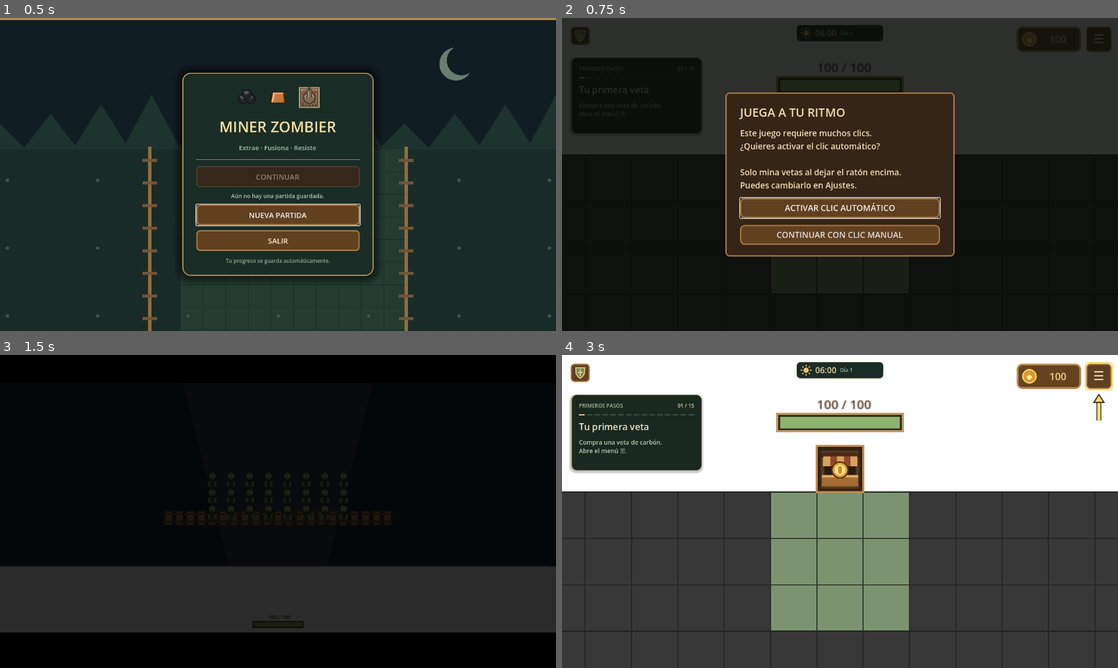
Above: before the commit, frames 1-4 (two rows, left to right).
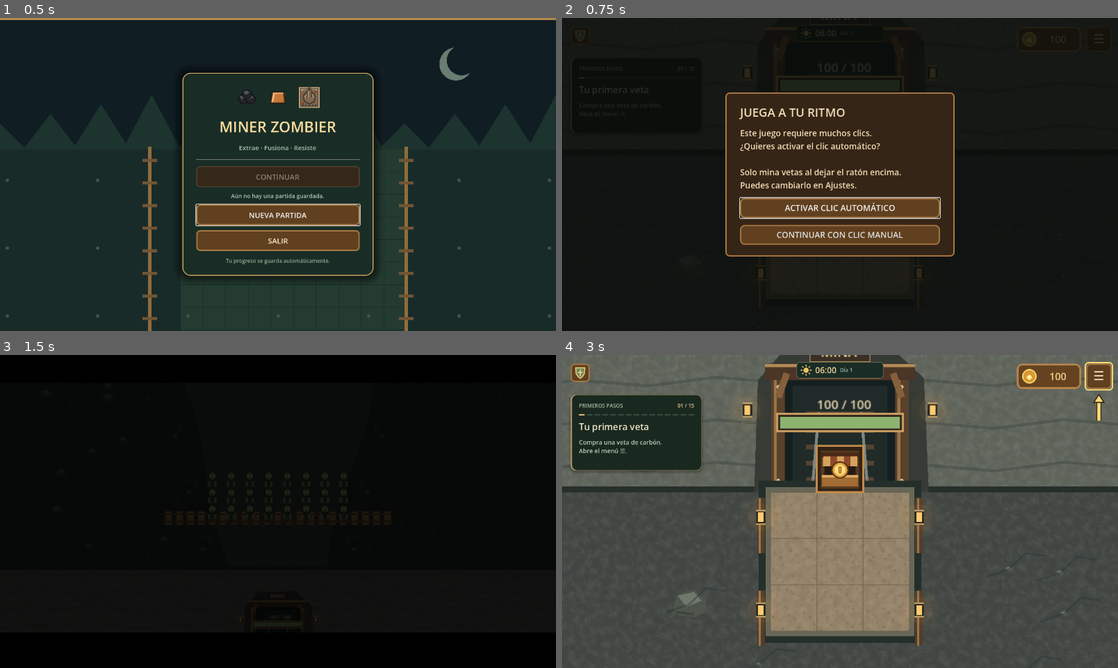
Above: after the commit, the same moments.

Repository: Therix13/MinerZombier
Game: Godot game, scene res://main.tscn
The game is run twice, just before and just after one commit, with the same random seed, the same clock (stepped at 60 frames per second) and the same inputs.
Inputs (mouse positions are in pixels of both pictures, inside the frame that each line leads up to):
- Up to frame 1 (0.5 s): no input
- Up to frame 2 (0.75 s): click "NUEVA PARTIDA" at 0.5 s
- Up to frame 3 (1.5 s): click "ACTIVAR CLIC AUTOMÁTICO" at 1.25 s
- Up to frame 4 (3 s): tap Enter at 2 s; move the mouse to (962, 495) at 2.02 s; tap Backspace at 2.1 s; click (962, 495) at 2.17 s; click "Omitir" at 2.75 s

Frame 1 is identical in both runs. In frame 2, 20% of the frame differs, in the area x 0-100%, y 0-84%; in frame 3, 21%; in frame 4, 46%, in the area x 0-100%, y 0-100%.

Commit message:
Build a textured mine entrance, underground gallery and horde approach

Diff:
--- a/Scripts/defense_zone.gd
+++ b/Scripts/defense_zone.gd
@@ -1,13 +1,16 @@
 extends Node2D
 
+const Scenery = preload("res://Scripts/mine_scenery.gd")
 const ZONE_TOP: float = -640.0
 const ZONE_BOTTOM: float = 0.0
 
 var grid: RefCounted
 var is_night: bool = false
+var meshes: Array[ArrayMesh] = []
 
 func setup(grid_manager: RefCounted) -> void:
 	grid = grid_manager
+	Scenery.prepare()
 	queue_redraw()
 
 func set_night(enabled: bool) -> void:
@@ -16,24 +19,71 @@
 		queue_redraw()
 
 func _draw() -> void:
-	if grid == null:
-		return
+	if grid == null: return
+	meshes.clear()
 	var width: float = float(grid.MAP_WIDTH * grid.TILE_SIZE)
 	var visible: Rect2 = get_global_transform_with_canvas().affine_inverse() * get_viewport_rect()
-	var left: float = minf(0.0, visible.position.x)
-	var right: float = maxf(width, visible.end.x)
-	var top: float = minf(ZONE_TOP, visible.position.y)
-	# Continue the scenery to the screen edges, including behind the HUD.
-	draw_rect(Rect2(left, top, right - left, -top), Color("#192c3f") if is_night else Color("#42604b"))
-	draw_rect(Rect2(left, ZONE_BOTTOM, right - left, grid.GRID_OFFSET_Y), Color.WHITE)
-	var center_x: float = grid.get_cell_rect(grid.sale_cell).get_center().x
-	var path := PackedVector2Array([
-		Vector2(center_x - 285.0, ZONE_TOP),
-		Vector2(center_x + 285.0, ZONE_TOP),
-		Vector2(center_x + 125.0, ZONE_BOTTOM),
-		Vector2(center_x - 125.0, ZONE_BOTTOM)
-	])
-	draw_colored_polygon(path, Color("#353b4b") if is_night else Color("#766c50"))
-	for y in range(int(ZONE_TOP) - ceili(maxf(0.0, ZONE_TOP - top) / 48.0) * 48, 0, 48):
-		draw_line(Vector2(left, float(y)), Vector2(right, float(y)), Color("#31465a", 0.35) if is_night else Color("#55735b", 0.35), 1.0)
-	draw_line(Vector2(left, 0.0), Vector2(right, 0.0), Color("#8b7eae") if is_night else Color("#b19055"), 3.0)
+	var left: float = minf(-512.0,visible.position.x - 256)
+	var right: float = maxf(width + 512.0,visible.end.x + 256)
+	var top: float = minf(-1536.0,visible.position.y - 256)
+	var tint := Color("#728d9a") if is_night else Color.WHITE
+	# A continuous foundation eliminates white gaps at wide aspect ratios and during pans.
+	draw_rect(Rect2(-8192,-8192,18000,18000),Color("#343c39"))
+	meshes.append(Scenery.field(self,Rect2(left,top,right-left,-top),2,tint))
+	var center: float = grid.get_cell_rect(grid.sale_cell).get_center().x
+	var brush := Scenery.Brush.new()
+	var path := PackedVector2Array()
+	for side in [-1,1]:
+		for index in range(25):
+			var y: float = top * (float(index) / 24.0 if side == -1 else 1.0 - float(index) / 24.0)
+			var half_width: float = 125 - y * 0.25
+			path.append(Vector2(center + side * half_width + sin(y * 0.013) * 11,y))
+	brush.draw_colored_polygon(path,Color("#3f4947") if is_night else Color("#7e7256"))
+	var rng := RandomNumberGenerator.new()
+	rng.seed = 29041
+	# Footprints, gravel and wagon ruts stay subtle so enemies and acid remain readable.
+	var dust := Color("#697469",0.4) if is_night else Color("#b09a72",0.4)
+	for index in range(260):
+		var y: float = rng.randf_range(top,-10)
+		var half_width: float = 110 - y * 0.24
+		var x: float = center + rng.randf_range(-half_width,half_width)
+		brush.draw_line(Vector2(x,y),Vector2(x + rng.randf_range(2,6),y-2),dust,1)
+	for side in [-1,1]:
+		var rut := PackedVector2Array()
+		for i in range(18):
+			var y: float = top * i / 17.0
+			rut.append(Vector2(center + side * (34 - y * 0.027) + sin(y * 0.013) * 11,y))
+		brush.draw_polyline(rut,Color("#1d2828",0.18),4)
+	for index in range(110):
+		var y: float = rng.randf_range(top,-15)
+		var half_width: float = 150 - y * 0.25
+		var side: float = -1.0 if index % 2 == 0 else 1.0
+		var x: float = center + side * rng.randf_range(half_width,half_width+430)
+		if index % 4 == 0:
+			Scenery.stone(brush,Vector2(x,y),rng.randf_range(0.5,1.2),Color("#465452") if is_night else Color("#717365"))
+		else:
+			var grass := Color("#525e50") if is_night else Color("#858163")
+			for ray in range(3): brush.draw_line(Vector2(x,y),Vector2(x-5+ray*5,y-8-rng.randf_range(0,5)),grass,1)
+	# Weathered fence remnants flank the approach, with an open combat corridor.
+	for side in [-1,1]:
+		for index in range(7):
+			var y: float = -65 - index * 145
+			var x: float = center + side * (160 - y * 0.25)
+			var wood := Color("#3e4841") if is_night else Color("#655e43")
+			brush.draw_line(Vector2(x,y+12),Vector2(x+3,y-14),wood,7)
+			brush.draw_line(Vector2(x,y-5),Vector2(x+side*35,y-15),wood,4)
+			Scenery.stone(brush,Vector2(x+side*16,y+22),0.6,wood.lightened(0.05))
+	meshes.append(brush.flush(self))
+	meshes.append(Scenery.field(self,Rect2(left,0,right-left,grid.GRID_OFFSET_Y),3))
+	brush = Scenery.Brush.new()
+	# Long, offset strata make the cliff a rock face rather than a white separator.
+	for row in range(5):
+		var seams := PackedVector2Array()
+		var y: float = 15 + row * 43
+		for x in range(int(left)-96,int(right)+96,72):
+			seams.append(Vector2(x,y + posmod(x * 13 + row * 31,15)))
+		brush.draw_polyline(seams,Color("#303d36",0.35),3)
+	brush.draw_rect(Rect2(left,0,right-left,8),Color("#2d3730"))
+	brush.draw_line(Vector2(left,grid.GRID_OFFSET_Y-3),Vector2(right,grid.GRID_OFFSET_Y-3),Color("#272f2a"),6)
+	Scenery.entrance(brush,center,grid.GRID_OFFSET_Y)
+	meshes.append(brush.flush(self))
--- /dev/null
+++ b/Scripts/mine_scenery.gd
@@ -0,0 +1,143 @@
+extends RefCounted
+
+# Shared pixel terrain: built once, then batched from one texture by every canvas.
+const TILE := 48
+static var texture: ImageTexture
+static var builds: int = 0
+static var fields: Dictionary = {}
+
+static func prepare() -> void:
+	if texture != null: return
+	var image := Image.create(TILE * 8,TILE * 4,false,Image.FORMAT_RGBA8)
+	var noise := FastNoiseLite.new()
+	noise.seed = 41723
+	noise.frequency = 0.09
+	var bases: Array[Color] = [Color("#444946"),Color("#96856b"),Color("#56604a"),Color("#62675e")]
+	for kind in range(4):
+		for variant in range(8):
+			for y in range(0,TILE,2):
+				for x in range(0,TILE,2):
+					var grain: float = float(posmod(x * 17 + y * 31 + variant * 43,19)) / 19.0 - 0.5
+					var shade: float = noise.get_noise_2d(x + variant * TILE,y + kind * 109) * 0.1 + grain * 0.025
+					if kind == 1 and posmod(x * 7 + y * 3 + variant,53) < 2: shade -= 0.1
+					var color: Color = bases[kind].lightened(shade) if shade >= 0 else bases[kind].darkened(-shade)
+					image.fill_rect(Rect2i(variant * TILE + x,kind * TILE + y,2,2),color)
+	texture = ImageTexture.create_from_image(image)
+	builds += 1
+
+static func tile(canvas: Node2D, rect: Rect2, kind: int, variant: int, tint := Color.WHITE) -> void:
+	prepare()
+	canvas.draw_texture_rect_region(texture,rect,Rect2(posmod(variant,8) * TILE,kind * TILE,TILE,TILE),tint)
+
+static func mesh_from(vertices: PackedVector3Array, colors: PackedColorArray, indices: PackedInt32Array, uvs := PackedVector2Array()) -> ArrayMesh:
+	var arrays: Array = []
+	arrays.resize(Mesh.ARRAY_MAX)
+	arrays[Mesh.ARRAY_VERTEX] = vertices
+	arrays[Mesh.ARRAY_COLOR] = colors
+	arrays[Mesh.ARRAY_INDEX] = indices
+	if not uvs.is_empty(): arrays[Mesh.ARRAY_TEX_UV] = uvs
+	var mesh := ArrayMesh.new()
+	mesh.add_surface_from_arrays(Mesh.PRIMITIVE_TRIANGLES,arrays)
+	return mesh
+
+static func field(canvas: Node2D, bounds: Rect2, kind: int, tint := Color.WHITE) -> ArrayMesh:
+	prepare()
+	var key: String = str(bounds) + ":" + str(kind)
+	if not fields.has(key):
+		var vertices := PackedVector3Array()
+		var colors := PackedColorArray()
+		var uvs := PackedVector2Array()
+		var indices := PackedInt32Array()
+		for y in range(floori(bounds.position.y / TILE),ceili(bounds.end.y / TILE)):
+			for x in range(floori(bounds.position.x / TILE),ceili(bounds.end.x / TILE)):
+				var cell := Rect2(x * TILE,y * TILE,TILE,TILE).intersection(bounds)
+				var variant: int = posmod(x * 31 + y * 17 + x * y,8)
+				var source := Rect2(variant * TILE + cell.position.x - x * TILE,kind * TILE + cell.position.y - y * TILE,cell.size.x,cell.size.y)
+				var first: int = vertices.size()
+				for corner: Vector2 in [Vector2.ZERO,Vector2.RIGHT,Vector2.ONE,Vector2.DOWN]:
+					var point: Vector2 = cell.position + cell.size * corner
+					vertices.append(Vector3(point.x,point.y,0))
+					colors.append(Color.WHITE)
+					uvs.append((source.position + Vector2.ONE * 0.5 + (source.size - Vector2.ONE) * corner) / texture.get_size())
+				indices.append_array(PackedInt32Array([first,first+1,first+2,first,first+2,first+3]))
+		if fields.size() >= 8: fields.erase(fields.keys()[0])
+		fields[key] = mesh_from(vertices,colors,indices,uvs)
+	canvas.draw_mesh(fields[key],texture,Transform2D.IDENTITY,tint)
+	return fields[key]
+
+class Brush extends RefCounted:
+	var vertices := PackedVector3Array()
+	var colors := PackedColorArray()
+	var indices := PackedInt32Array()
+	var strings: Array = []
+	func draw_colored_polygon(points: PackedVector2Array, color: Color) -> void:
+		var triangles: PackedInt32Array = Geometry2D.triangulate_polygon(points)
+		if triangles.is_empty(): return
+		var first: int = vertices.size()
+		for point: Vector2 in points:
+			vertices.append(Vector3(point.x,point.y,0))
+			colors.append(color)
+		for index: int in triangles: indices.append(first+index)
+	func draw_line(a: Vector2, b: Vector2, color: Color, width: float = 1.0, _antialias: bool = false) -> void:
+		var side: Vector2 = (b-a).normalized().orthogonal() * width * 0.5
+		draw_colored_polygon(PackedVector2Array([a+side,b+side,b-side,a-side]),color)
+	func draw_polyline(points: PackedVector2Array, color: Color, width: float = 1.0) -> void:
+		for i in range(points.size()-1): draw_line(points[i],points[i+1],color,width)
+	func draw_circle(at: Vector2, radius: float, color: Color) -> void:
+		var points := PackedVector2Array()
+		for i in range(20): points.append(at + Vector2.RIGHT.rotated(i * TAU / 20) * radius)
+		draw_colored_polygon(points,color)
+	func draw_rect(rect: Rect2, color: Color, filled: bool = true, width: float = 1.0) -> void:
+		var points := PackedVector2Array([rect.position,rect.position+Vector2(rect.size.x,0),rect.end,rect.position+Vector2(0,rect.size.y)])
+		if filled: draw_colored_polygon(points,color)
+		else:
+			points.append(points[0])
+			draw_polyline(points,color,width)
+	func draw_multiline(points: PackedVector2Array, color: Color, width: float = 1.0) -> void:
+		for i in range(0,points.size(),2): draw_line(points[i],points[i+1],color,width)
+	func draw_string(font: Font, at: Vector2, text: String, alignment: int, width: float, font_size: int, color: Color) -> void:
+		strings.append([font,at,text,alignment,width,font_size,color])
+	func flush(canvas: Node2D) -> ArrayMesh:
+		var mesh: ArrayMesh = load("res://Scripts/mine_scenery.gd").mesh_from(vertices,colors,indices)
+		canvas.draw_mesh(mesh,null)
+		for text: Array in strings: canvas.draw_string(text[0],text[1],text[2],text[3],text[4],text[5],text[6])
+		return mesh
+
+static func stone(canvas, at: Vector2, scale: float, tint: Color) -> void:
+	var shape := PackedVector2Array([Vector2(-13,3),Vector2(-9,-8),Vector2(4,-12),Vector2(13,-4),Vector2(15,5),Vector2(5,10),Vector2(-8,9)])
+	var polygon := PackedVector2Array()
+	for point: Vector2 in shape: polygon.append(at + point * scale)
+	canvas.draw_colored_polygon(polygon,tint.darkened(0.15))
+	canvas.draw_colored_polygon(PackedVector2Array([at + Vector2(-9,-7) * scale,at + Vector2(4,-10) * scale,at + Vector2(10,-3) * scale,at + Vector2(-2,2) * scale]),tint.lightened(0.12))
+	canvas.draw_line(at + Vector2(-10,6) * scale,at + Vector2(4,8) * scale,tint.darkened(0.32),2 * scale)
+
+static func lamp(canvas, at: Vector2) -> void:
+	canvas.draw_circle(at,22,Color(1.0,0.67,0.22,0.035))
+	canvas.draw_circle(at,14,Color(1.0,0.67,0.22,0.065))
+	canvas.draw_rect(Rect2(at - Vector2(5,7),Vector2(10,14)),Color("#302b22"))
+	canvas.draw_rect(Rect2(at - Vector2(3,5),Vector2(6,10)),Color("#ffcb70"))
+	canvas.draw_line(at + Vector2(-5,-7),at + Vector2(5,-7),Color("#b79a64"),2)
+	canvas.draw_line(at + Vector2(-5,7),at + Vector2(5,7),Color("#b79a64"),2)
+
+static func entrance(canvas, center_x: float, bottom: float) -> void:
+	var top: float = bottom - 158
+	# The sales counter remains exactly in its original interactive cell, inside the portal.
+	canvas.draw_colored_polygon(PackedVector2Array([Vector2(center_x-89,bottom),Vector2(center_x-85,top+42),Vector2(center_x-52,top+4),Vector2(center_x+44,top),Vector2(center_x+87,top+40),Vector2(center_x+92,bottom)]),Color("#363b36"))
+	canvas.draw_colored_polygon(PackedVector2Array([Vector2(center_x-66,bottom),Vector2(center_x-66,top+50),Vector2(center_x-43,top+29),Vector2(center_x+44,top+29),Vector2(center_x+65,top+50),Vector2(center_x+65,bottom)]),Color("#151f20"))
+	canvas.draw_rect(Rect2(center_x-49,top+48,98,bottom-top-48),Color("#202a28"))
+	for y in range(int(top + 77),int(bottom),17):
+		canvas.draw_line(Vector2(center_x-35,y),Vector2(center_x+35,y),Color("#534432"),5)
+	for side in [-1,1]:
+		var x: float = center_x + side * 64
+		canvas.draw_rect(Rect2(x-7,top+38,14,bottom-top-38),Color("#59412b"))
+		canvas.draw_line(Vector2(x-3,top+40),Vector2(x-3,bottom),Color("#9b7547"),3)
+		for y in [top+49,bottom-12]: canvas.draw_circle(Vector2(x,y),2,Color("#cab486"))
+		canvas.draw_line(Vector2(center_x + side * 22,top+75),Vector2(center_x + side * 29,bottom),Color("#7e8580"),3)
+		lamp(canvas,Vector2(center_x + side * 96,top+73))
+	canvas.draw_rect(Rect2(center_x-78,top+25,156,17),Color("#4b3526"))
+	canvas.draw_line(Vector2(center_x-78,top+27),Vector2(center_x+78,top+27),Color("#b48a55"),3)
+	canvas.draw_line(Vector2(center_x-55,top+35),Vector2(center_x-64,top+60),Color("#84613c"),7)
+	canvas.draw_line(Vector2(center_x+55,top+35),Vector2(center_x+64,top+60),Color("#84613c"),7)
+	canvas.draw_rect(Rect2(center_x-31,top+3,62,20),Color("#392f24"))
+	canvas.draw_rect(Rect2(center_x-31,top+3,62,20),Color("#a18654"),false,1)
+	canvas.draw_string(ThemeDB.fallback_font,Vector2(center_x-20,top+18),"MINA",HORIZONTAL_ALIGNMENT_LEFT,-1,14,Color("#efd49b"))
--- a/Scripts/world_renderer.gd
+++ b/Scripts/world_renderer.gd
@@ -53,7 +53,7 @@
 		ground_rebuilds += 1
 	for cell in grid.ammo_tiles:
 		var connector_rect: Rect2 = grid.get_cell_rect(cell)
-		draw_rect(connector_rect, Color("#687f72"))
+		draw_rect(connector_rect, Color("#6d6a54"))
 		draw_rect(connector_rect.grow(-1.0), Color("#d1ad66"), false, 2.0)
 		var connector_center: Vector2 = connector_rect.get_center()
 		draw_circle(connector_center, 3.0, Color("#d1ad66"))
@@ -553,15 +553,47 @@
 
 # One retained canvas for the terrain; moving ore never rebuilds its geometry.
 class GroundCanvas extends Node2D:
+	const Scenery = preload("res://Scripts/mine_scenery.gd")
 	var grid: RefCounted
+	var meshes: Array[ArrayMesh] = []
 	func _draw() -> void:
 		if grid == null: return
-		draw_rect(Rect2(Vector2.ZERO, Vector2(grid.MAP_WIDTH * grid.TILE_SIZE, grid.GRID_OFFSET_Y)), Color.WHITE)
-		var bounds := Rect2(0, grid.GRID_OFFSET_Y, grid.MAP_WIDTH * grid.TILE_SIZE, grid.MAP_HEIGHT * grid.TILE_SIZE)
-		draw_rect(bounds, Color("#383838"))
-		for cell: Vector2i in grid.owned_tiles:
-			if grid.is_valid_cell(cell): draw_rect(grid.get_cell_rect(cell), Color("#7b946f"))
-		draw_grid_lines(self, bounds, grid.TILE_SIZE, Vector2(0, grid.GRID_OFFSET_Y))
+		meshes.clear()
+		var bounds := Rect2(0,grid.GRID_OFFSET_Y,grid.MAP_WIDTH * grid.TILE_SIZE,grid.MAP_HEIGHT * grid.TILE_SIZE)
+		meshes.append(Scenery.field(self,bounds,0))
+		var start_x: float = floori(grid.MAP_WIDTH / 2.0) - floori(grid.cave_width / 2.0)
+		var cave := Rect2(start_x * grid.TILE_SIZE,grid.GRID_OFFSET_Y,grid.cave_width * grid.TILE_SIZE,grid.cave_height * grid.TILE_SIZE)
+		var brush := Scenery.Brush.new()
+		brush.draw_rect(cave.grow(12),Color("#242e2a"))
+		brush.draw_rect(cave.grow(5),Color("#676657"))
+		meshes.append(brush.flush(self))
+		meshes.append(Scenery.field(self,cave,1))
+		brush = Scenery.Brush.new()
+		# Only excavated cells get a quiet placement grid; solid rock stays organic.
+		var lines := PackedVector2Array()
+		for x in range(grid.cave_width+1):
+			lines.append(Vector2(cave.position.x+x*48,cave.position.y))
+			lines.append(Vector2(cave.position.x+x*48,cave.end.y))
+		for y in range(grid.cave_height+1):
+			lines.append(Vector2(cave.position.x,cave.position.y+y*48))
+			lines.append(Vector2(cave.end.x,cave.position.y+y*48))
+		brush.draw_multiline(lines,Color("#645d4c",0.6),1)
+		for side in [-1,1]:
+			var x: float = cave.get_center().x + side * (cave.size.x * 0.5 + 10)
+			for y in range(int(cave.position.y)+22,int(cave.end.y),96):
+				brush.draw_rect(Rect2(x-4,y-16,8,57),Color("#503d2d"))
+				brush.draw_line(Vector2(x-1,y-16),Vector2(x-1,y+41),Color("#9a784d"),2)
+				Scenery.lamp(brush,Vector2(x,y+4))
+		var rng := RandomNumberGenerator.new()
+		rng.seed = 66382
+		for i in range(150):
+			var at := Vector2(rng.randf_range(10,bounds.end.x-10),rng.randf_range(bounds.position.y+10,bounds.end.y-10))
+			if cave.grow(27).has_point(at): continue
+			Scenery.stone(brush,at,rng.randf_range(0.9,1.5) if i % 12 == 0 else rng.randf_range(0.15,0.4),Color("#5d655a"))
+			if i % 2 == 0:
+				var crack := PackedVector2Array([at+Vector2(-24,8),at,at+Vector2(18,-17),at+Vector2(38,-14)])
+				brush.draw_polyline(crack,Color("#26352f",0.4),2)
+		meshes.append(brush.flush(self))
 
 	static func draw_grid_lines(canvas: Node2D, bounds: Rect2, tile_size: float, origin: Vector2) -> void:
 		var lines := PackedVector2Array()
--- a/Scripts/zombie_manager.gd
+++ b/Scripts/zombie_manager.gd
@@ -188,7 +188,7 @@
 		draw_rect(Rect2(outer.position + Vector2(3.0, 3.0), Vector2(fill_width, 12.0)), Color("#8cb46e"))
 	draw_rect(outer, Color("#c49a5e"), false, 2.0)
 	var label: String = str(int(base_health)) + " / " + str(int(BASE_MAX_HEALTH))
-	draw_string(ThemeDB.fallback_font, Vector2(center_x - 24.0, center_y - 5.0), label, HORIZONTAL_ALIGNMENT_LEFT, -1, 13, Color("#553623"))
+	draw_string(ThemeDB.fallback_font, Vector2(center_x - 24.0, center_y - 5.0), label, HORIZONTAL_ALIGNMENT_LEFT, -1, 13, Color("#e8d6b1"))
 
 	for shot: Dictionary in acid_shots:
 		var t: float = clampf(float(shot["age"]) / float(shot["duration"]),0,1)
--- /dev/null
+++ b/tests/mine_scenery.gd
@@ -0,0 +1,88 @@
+extends "res://tests/interactions.gd"
+
+const Scenery = preload("res://Scripts/mine_scenery.gd")
+
+func capture(name: String) -> void:
+	game.redraw_world()
+	await settle()
+	if DisplayServer.get_name() != "headless":
+		await RenderingServer.frame_post_draw
+		root.get_texture().get_image().save_png("/tmp/" + name + ".png")
+
+func run_checks() -> void:
+	root.show()
+	game = load("res://main.tscn").instantiate()
+	root.add_child(game)
+	current_scene = game
+	await settle()
+	game.set_process(false)
+	game.cycle.skip_tutorial()
+	game.grid.expand()
+	game.grid.purchase_defense_platforms()
+	game.cycle.day = 2
+	game.cycle.changed.emit()
+	game.camera_controller.stop_transition()
+	game.camera.position = Vector2(744,285)
+	game.camera.zoom = Vector2.ONE * 2.2
+	game.camera.force_update_scroll()
+	game.mining.place_vein(Vector2i(12,0),1,"coal")
+	game.mining.place_vein(Vector2i(12,3),1,"copper")
+	game.drills.place(Vector2i(12,1),0)
+	game.drills.place(Vector2i(12,4),0)
+	game.conveyors.place(Vector2i(13,0),1)
+	game.conveyors.place(Vector2i(14,0),1)
+	game.get_node("Compactors").place(Vector2i(15,0),1)
+	game.get_node("Furnaces").place(Vector2i(16,0),0)
+	game.get_node("Furnaces").receive(Vector2i(16,0),"coal_4")
+	game.get_node("Furnaces").receive(Vector2i(16,0),"copper_4")
+	game.get_node("Saws").place(Vector2i(16,2),1)
+	game.mining.items_for("coal_4")[Vector2i(14,2)] = 1
+	game.mining.items_for("copper_ingot_3")[Vector2i(15,3)] = 1
+	game.launchers.place(game.grid.defense_cell("left"),2)
+	game.launchers.place(game.grid.defense_cell("right"))
+	game.launchers.receive(game.grid.defense_cell("left"),"gold_4")
+	game.launchers.receive(game.grid.defense_cell("right"),"coal_4")
+	check(Scenery.texture != null and Scenery.builds == 1,"Terrain atlas is shared and generated only once")
+	check(Scenery.texture.get_size() == Vector2(384,192),"All 32 terrain variations fit a compact shared texture")
+	check(game.grid.sale_cell == Vector2i(15,-1) and game.grid.get_cell_rect(game.grid.sale_cell).get_center() == Vector2(744,196),"Mine portal keeps the existing sales cell and interaction geometry")
+	game.shop.accept_unlock_notice()
+	await capture("mine-gallery-day")
+	var rebuilds: int = game.renderer.ground_rebuilds
+	for i in range(5):
+		game.renderer.queue_redraw()
+		await settle()
+	check(game.renderer.ground_rebuilds == rebuilds and Scenery.builds == 1,"Machine redraws reuse the retained rock and floor background")
+	if DisplayServer.get_name() != "headless":
+		var calls: float = Performance.get_monitor(Performance.RENDER_TOTAL_DRAW_CALLS_IN_FRAME)
+		check(calls < 250,"Detailed mine remains below 250 draw calls (%d)" % calls)
+		var img: Image = root.get_texture().get_image()
+		var white := 0
+		for y in range(0,img.get_height(),16):
+			for x in range(0,img.get_width(),16):
+				var color: Color = img.get_pixel(x,y)
+				if color.r > 0.97 and color.g > 0.97 and color.b > 0.97: white += 1
+		check(white < 10,"The mine view has no remaining white landscape")
+	game.camera_controller.defense_view = true
+	game.camera_controller.fit_defense_view()
+	game.shop.set_view_mode(true)
+	await capture("mine-approach-day")
+	game.cycle.is_night = true
+	game.defense_zone.set_night(true)
+	game.zombie_manager.start_wave(5)
+	game.zombie_manager.set_process(false)
+	for enemy: Node in game.zombie_manager.living_zombies(): enemy.set_process(false)
+	for index in range(4):
+		var enemy: Node2D = preload("res://Scripts/zombie.gd").new()
+		enemy.setup(Vector2(644+index*65,-210-index*60),Vector2(744,-28))
+		enemy.configure(["walker","runner","armored","spitter"][index])
+		game.zombie_manager.connect_zombie(enemy)
+		game.zombie_manager.add_child(enemy)
+		enemy.set_process(false)
+	await capture("mine-approach-night")
+	if DisplayServer.get_name() != "headless":
+		check(Performance.get_monitor(Performance.RENDER_TOTAL_DRAW_CALLS_IN_FRAME) < 250,"Night exterior and enemy effects remain batched")
+	check(game.get_node("SaveGame").valid_snapshot(game.get_node("SaveGame").snapshot()),"Landscape changes preserve save compatibility")
+	print("RESULT: %d passed, %d failed; mine scenery" % [passed,failed])
+	game.queue_free()
+	await settle()
+	quit(1 if failed else 0)
